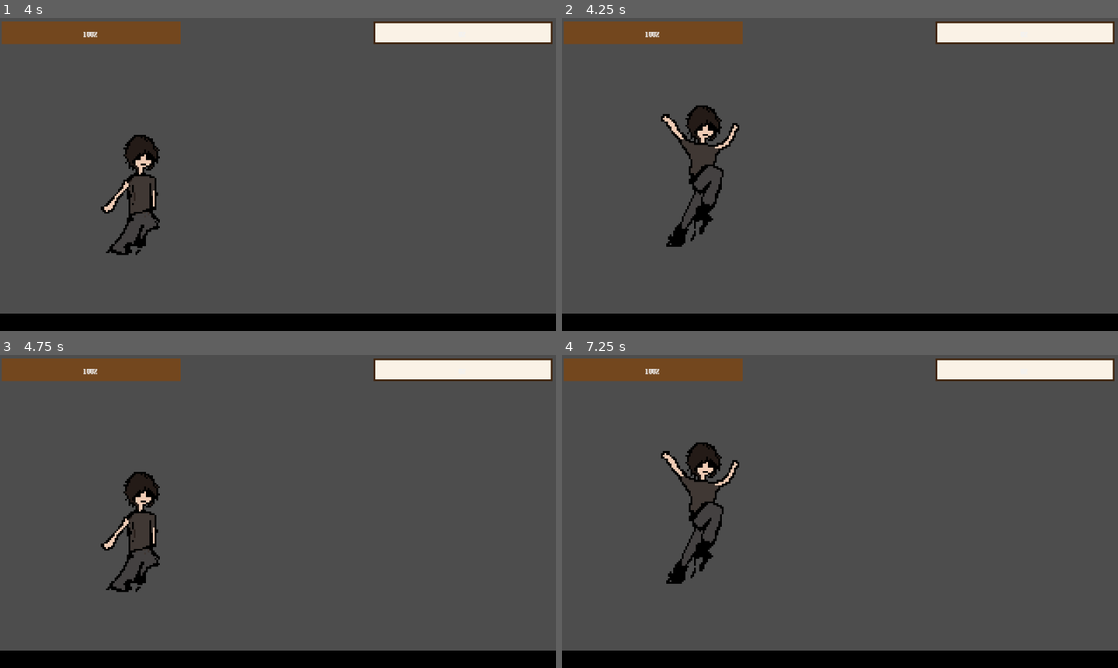
Above: before the commit, frames 1-4 (two rows, left to right).
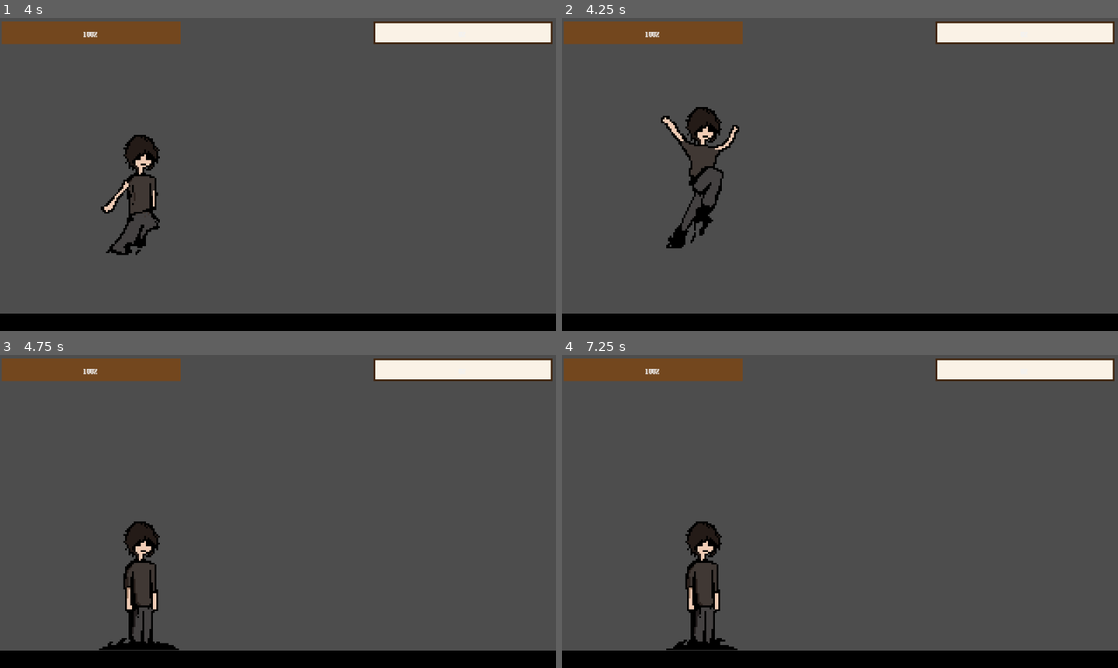
Above: after the commit, the same moments.

Repository: rcs227/Birkel-Brawlers
Game: Godot game, scene res://scenes/main_menu.tscn
Same seed, same stepped clock (60 frames per second), same inputs: the game is played once before the commit and once after it. The engine's default icon, where the game draws it, is replaced by a stand-in: a white triangle on a blue panel in a dark square.
Inputs:
- Up to frame 1 (4 s): click "PLAY" at 0.5 s; click "JP" at 1.25 s; click "2" at 2 s; click "START" at 2.75 s; hold D (right) from 3.53 s (still down); tap M (M) at 3.6 s; tap Space (jump) at 3.77 s
- Up to frame 2 (4.25 s): keep holding D (right)
- Up to frame 3 (4.75 s): keep holding D (right); tap Ctrl (crouch) at 4.35 s; tap Space (jump) at 4.52 s
- Up to frame 4 (7.25 s): release D (right) at 5.03 s; hold A (left) 5.03-5.78 s; hold E (light_attack) 5.03-5.78 s; hold D (right) from 5.78 s (still down); tap M (M) at 5.85 s; tap Space (jump) at 6.02, 6.77 s; tap Ctrl (crouch) at 6.6 s

Frame 1 is identical in both runs. In frame 2, 0.8% of the frame differs, in the area x 17-32%, y 28-74%; in frame 3, 2.9%; in frame 4, 3.6%, in the area x 17-32%, y 28-95%.

Commit message:
Fixed crouch flickering issue

Diff:
--- a/scripts/player/player.gd
+++ b/scripts/player/player.gd
@@ -116,6 +116,8 @@
 func _on_animation_finished() -> void:
 	if state_machine.current_state == state_machine.get_node("Dead"):
 		queue_free()
+	elif not is_on_floor():
+		state_machine.transition_to("Fall")
 	else:
 		state_machine.transition_to("Idle")
 
--- a/scripts/player/states/walk_state.gd
+++ b/scripts/player/states/walk_state.gd
@@ -35,6 +35,4 @@
 func process(_delta: float) -> String:
 	if player.get_stick_x() == 0.0:
 		return "Idle"
-	if player.get_stick_y() > player.CROUCH_THRESHOLD and player.is_on_floor():
-		return "Crouch"
 	return ""
